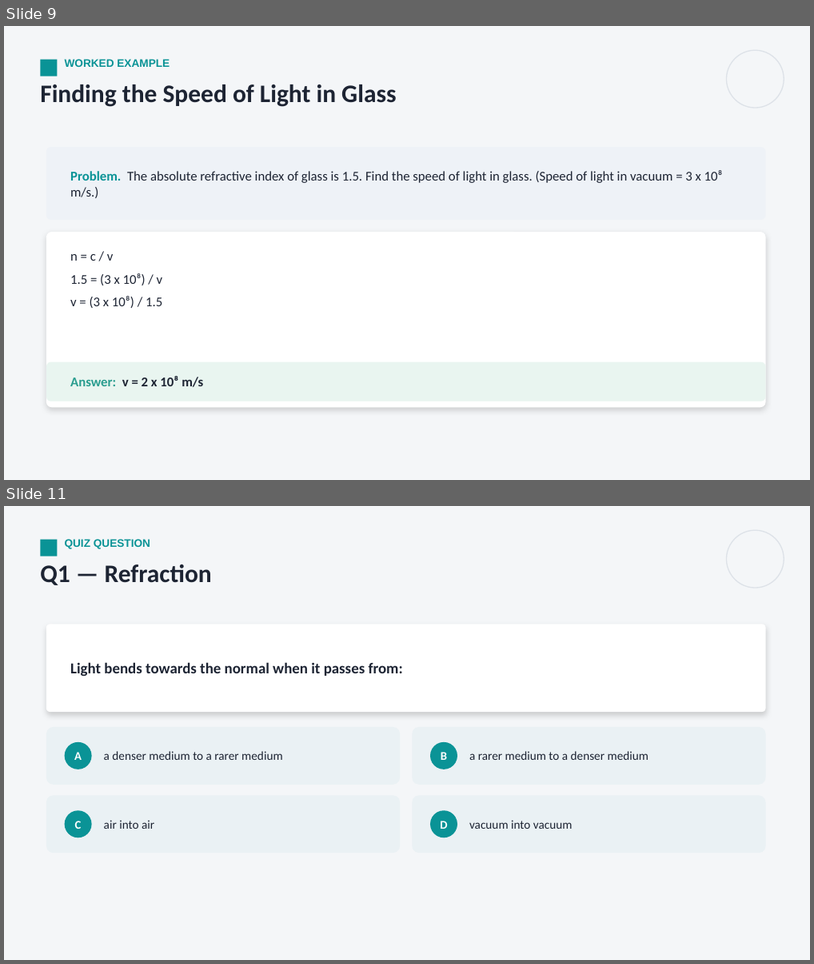
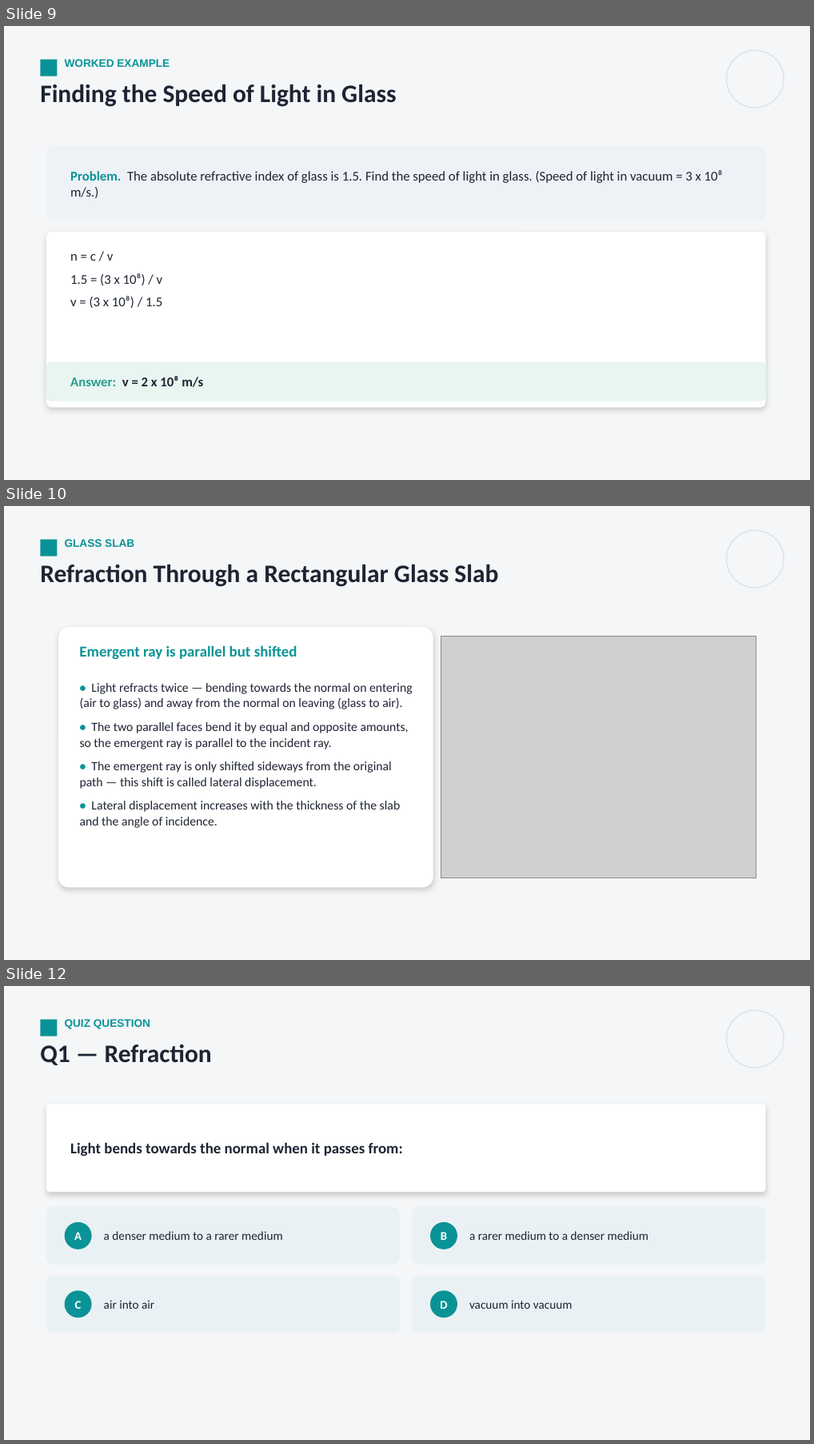
Before and after one commit to parmeshwars2911/MyFirstAR, a slide deck: ppt/MH_Grade10/MH10_S28_Refraction_of_Light.pptx. Shown one above the other, each under a label of ours: slides 9 and 11 before the commit, slides 9, 10 and 12 after it; the slides between them are not shown. The pictures are 814x964 and 814x1444 pixels, drawn with LibreOffice and Linux fonts; fonts in the diff are those of the drawing; grey boxes stand for pictures. Boxes give left, top, right and bottom in pixels: in the first picture for what was removed or moved away, otherwise in the second. Text is boxed around its words. In the diff, an @@ line names an element or a change of style, - is before the commit and + after.

```diff
--- a/ppt/MH_Grade10/MH10_S28_Refraction_of_Light.pptx
+++ b/ppt/MH_Grade10/MH10_S28_Refraction_of_Light.pptx
@@ slide 10 added at bbox=[4, 506, 810, 960], background #F4F6F8 @@
@@ rectangle added at bbox=[40, 540, 58, 556], fill #0A9396 @@
@@ text added at bbox=[65, 539, 134, 547], 13 pt, text #0A9396, bold @@
+GLASS SLAB
@@ ellipse added at bbox=[727, 530, 784, 588], outline #DDE2E8 1.25 pt @@
@@ text added at bbox=[40, 564, 498, 587], 30 pt, text #1D2433, bold @@
+Refraction Through a Rectangular Glass Slab
@@ rounded rectangle added at bbox=[58, 627, 434, 887], fill #FFFFFF @@
@@ text added at bbox=[79, 645, 298, 660], 18 pt, text #0A9396, bold @@
+Emergent ray is parallel but shifted
@@ picture added at bbox=[442, 636, 756, 878] @@
@@ text added at bbox=[80, 683, 413, 828], 15 pt, text #1D2433 @@
+• Light refracts twice — bending towards the normal on entering (air to glass) and away from the normal on leaving (glass to air).
+• The two parallel faces bend it by equal and opposite amounts, so the emergent ray is parallel to the incident ray.
+• The emergent ray is only shifted sideways from the original path — this shift is called lateral displacement.
+• Lateral displacement increases with the thickness of the slab and the angle of incidence.
@@ what was slide 11 is now slide 12 @@
```
Also in this commit, not shown: 5 slides changed, 5 other slides added, 4 other files.
